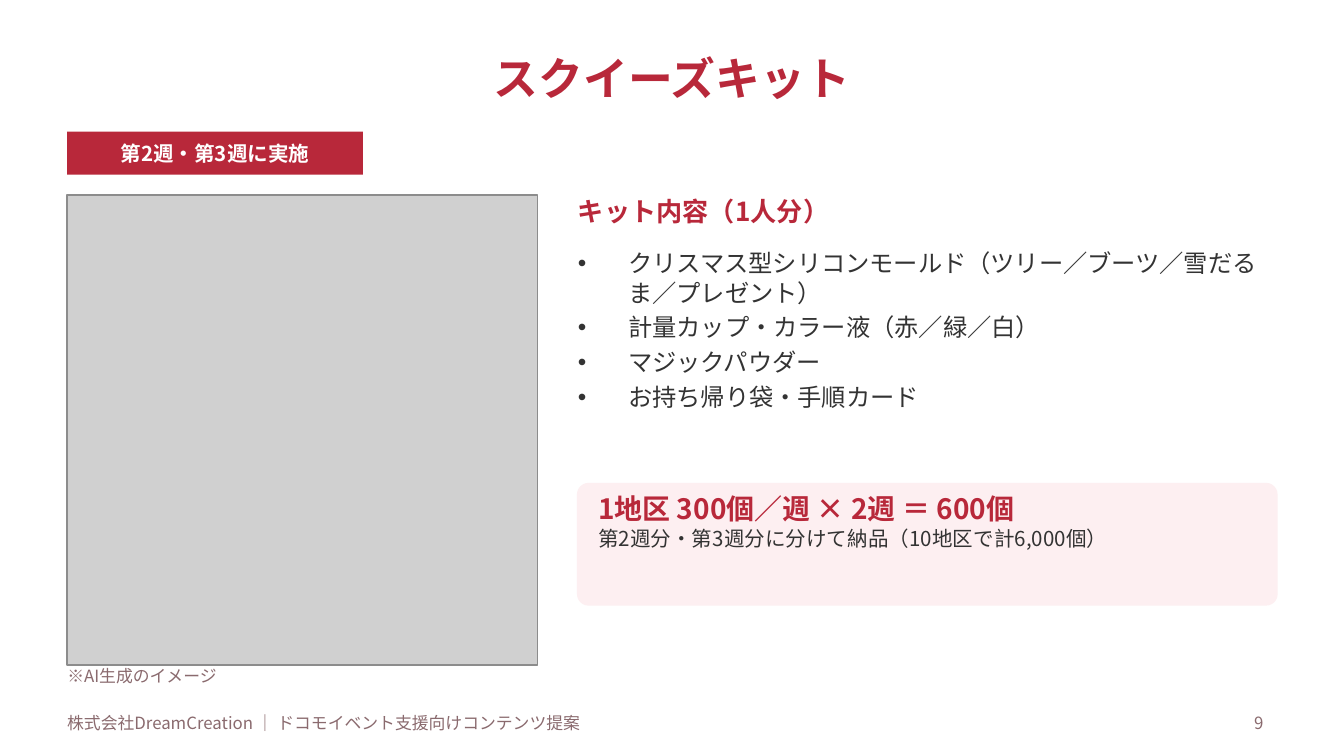
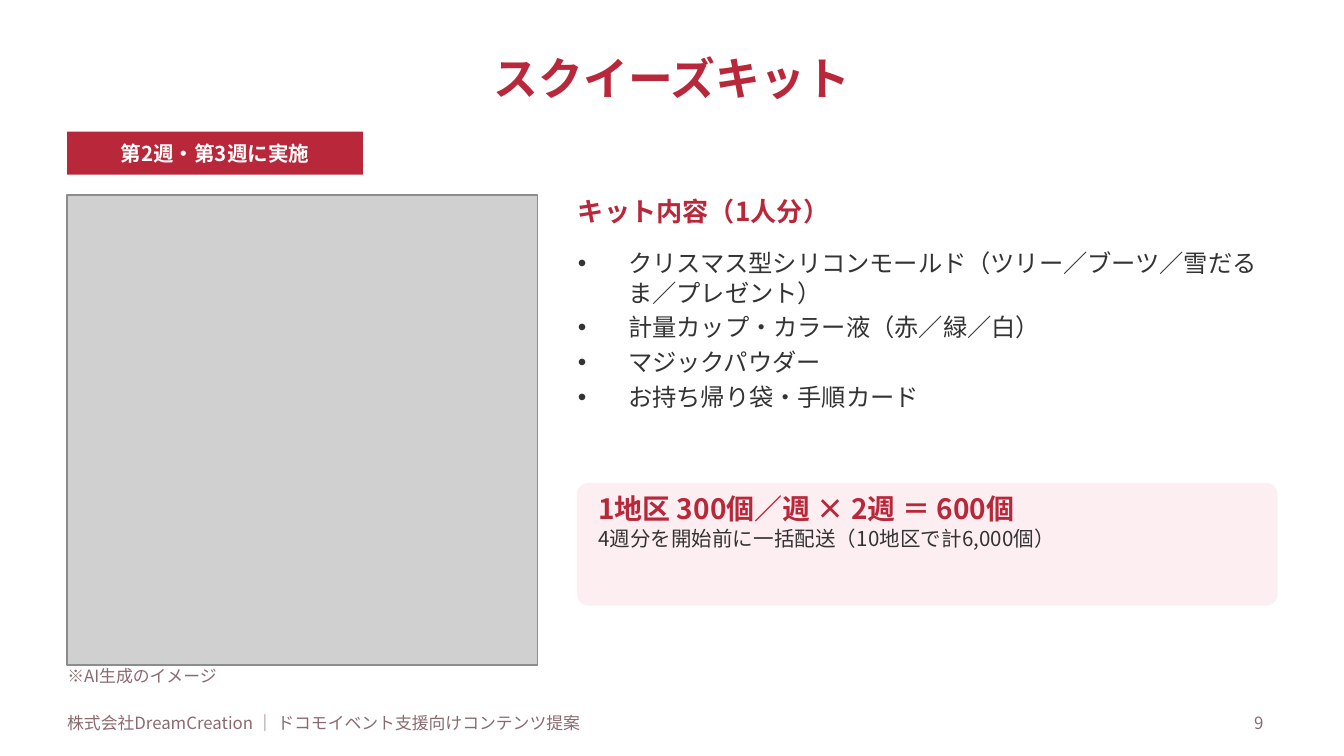
Before and after one commit to lunamax77/-next-vision, a slide deck: slide 9 of docs/proposals/2026-12_docomo_christmas-ws/企画書_NTTドコモ_クリスマスWS.pptx. Drawn at 1344x756 pixels with LibreOffice and Linux fonts; fonts in the diff are those of the drawing; grey boxes stand for pictures. Boxes give left, top, right and bottom in pixels: in the first picture for what was removed or moved away, otherwise in the second. Text is boxed around its words. In the diff, an @@ line names an element or a change of style, - is before the commit and + after.

```diff
--- a/docs/proposals/2026-12_docomo_christmas-ws/企画書_NTTドコモ_クリスマスWS.pptx
+++ b/docs/proposals/2026-12_docomo_christmas-ws/企画書_NTTドコモ_クリスマスWS.pptx
@@ text at box(598, 528, 1055, 550): text changed @@
-第2週分・第3週分に分けて納品（10地区で計6,000個）
+4週分を開始前に一括配送（10地区で計6,000個）
```
Also in this commit, not shown: 2 other slides changed, 2 other files.
